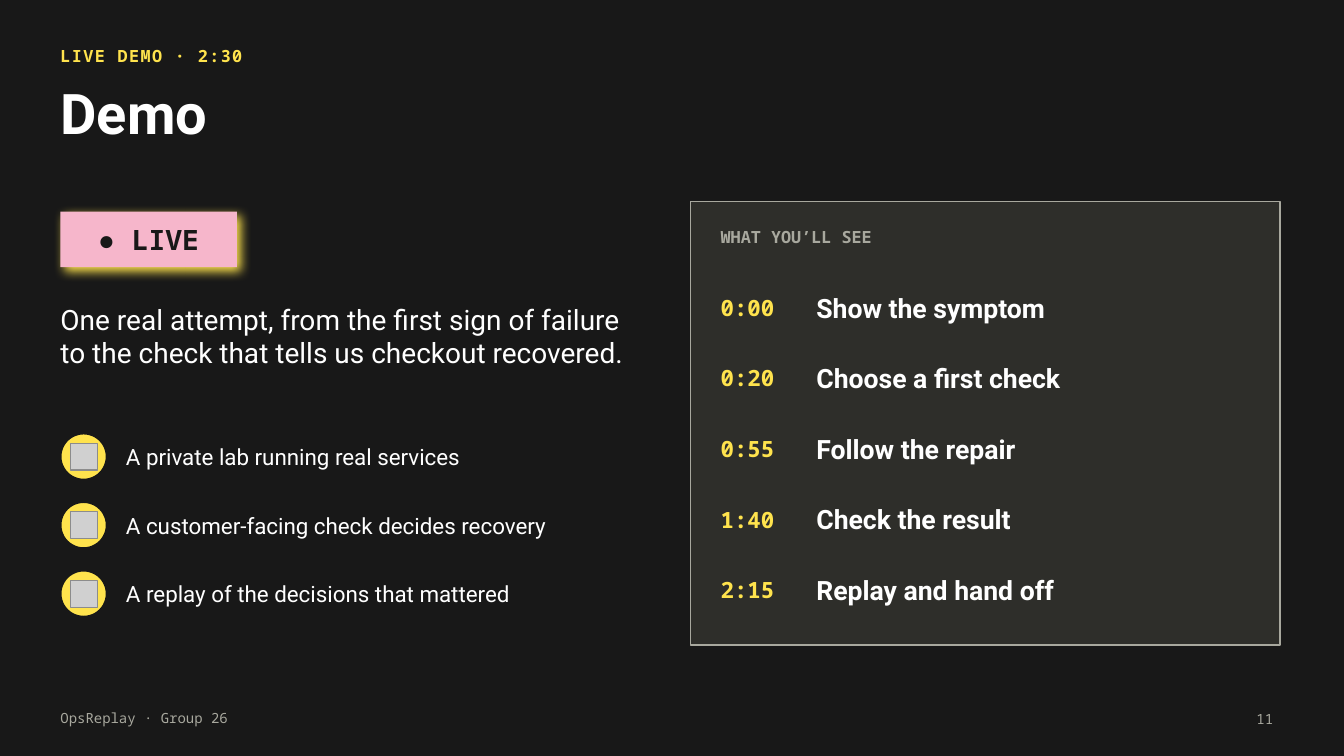
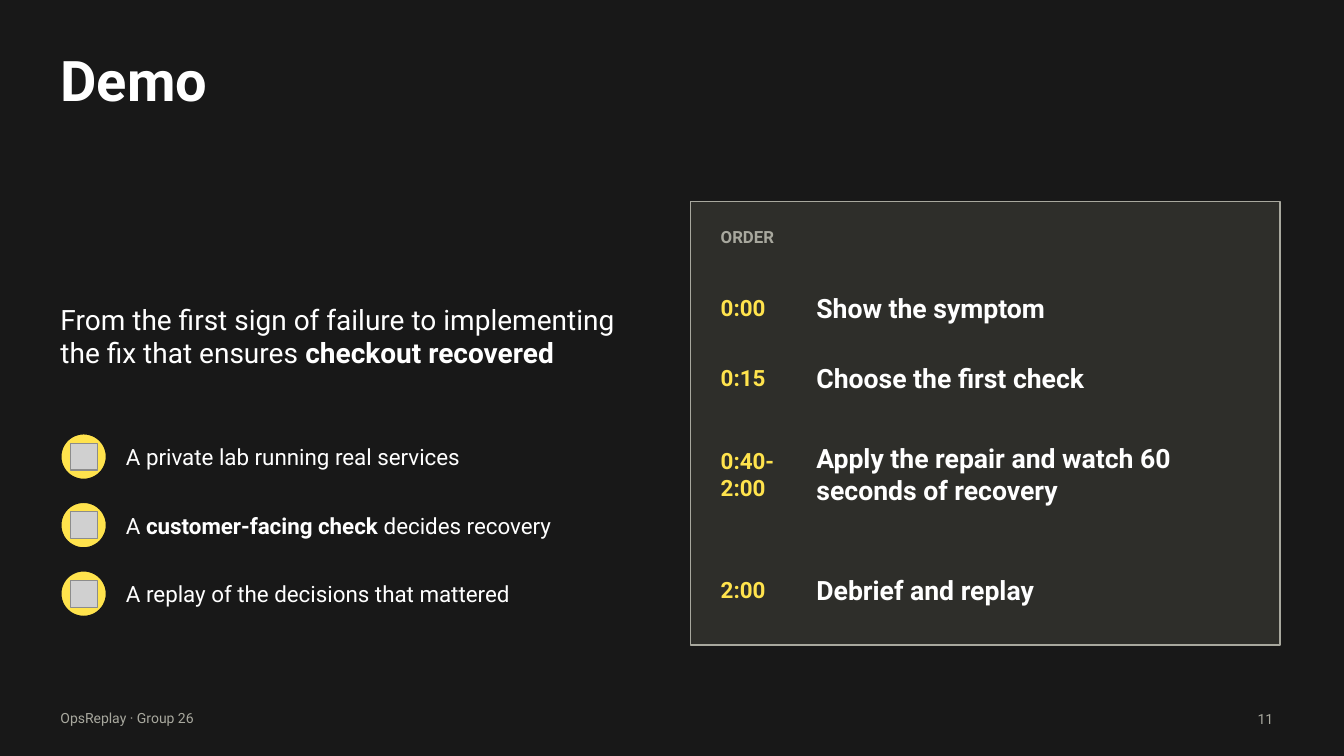
Before and after one commit to ehz0ah/OpsReplay, a slide deck: slide 11 of docs/reports/final/OpsReplay_Final_Presentation.pptx. Drawn at 1344x756 pixels with LibreOffice and Linux fonts; fonts in the diff are those of the drawing; grey boxes stand for pictures. Boxes give left, top, right and bottom in pixels: in the first picture for what was removed or moved away, otherwise in the second. Text is boxed around its words. In the diff, an @@ line names an element or a change of style, - is before the commit and + after.

```diff
--- a/docs/reports/final/OpsReplay_Final_Presentation.pptx
+++ b/docs/reports/final/OpsReplay_Final_Presentation.pptx
@@ title "Demo" moved from (x1=60, y1=94, x2=207, y2=135) to (x1=60, y1=61, x2=207, y2=102) @@
@@ text removed at (x1=60, y1=50, x2=242, y2=62) @@
-LIVE DEMO · 2:30
@@ rectangle removed at (x1=60, y1=212, x2=237, y2=267) @@
-● LIVE
@@ text at (x1=721, y1=231, x2=774, y2=243): text changed; font Noto Sans Mono to Roboto @@
-WHAT YOU’LL SEE
+ORDER
@@ text at (x1=60, y1=308, x2=614, y2=364): text changed @@
-One real attempt, from the first sign of failure to the check that tells us checkout recovered.
+From the first sign of failure to implementing the fix that ensures checkout recovered
@@ text at (x1=721, y1=370, x2=766, y2=386): text changed; font Noto Sans Mono to Roboto @@
-0:20
+0:15
@@ text at (x1=816, y1=367, x2=1084, y2=389): text changed @@
-Choose a first check
+Choose the first check
@@ text at (x1=816, y1=448, x2=1170, y2=506): text changed @@
-Follow the repair
+Apply the repair and watch 60 seconds of recovery
@@ text at (x1=721, y1=453, x2=774, y2=496): text changed; font Noto Sans Mono to Roboto @@
-0:55
+0:40-2:00
@@ text "A customer-facing check decides recovery" at (x1=126, y1=517, x2=551, y2=539): bold on in "customer-facing check" @@
@@ text removed at (x1=816, y1=509, x2=1010, y2=530) @@
-Check the result
@@ text removed at (x1=721, y1=512, x2=775, y2=529) @@
-1:40
@@ text at (x1=721, y1=582, x2=766, y2=598): text changed; font Noto Sans Mono to Roboto @@
-2:15
+2:00
@@ text at (x1=816, y1=579, x2=1034, y2=606): text changed @@
-Replay and hand off
+Debrief and replay
@@ font Noto Sans Mono to Roboto in 3 elements at (x1=721, y1=300, x2=766, y2=316), (x1=1258, y1=714, x2=1274, y2=724), (x1=60, y1=712, x2=194, y2=726) @@
```
Also in this commit, not shown: 25 other slides changed, 1 slide added, 2 other files.
